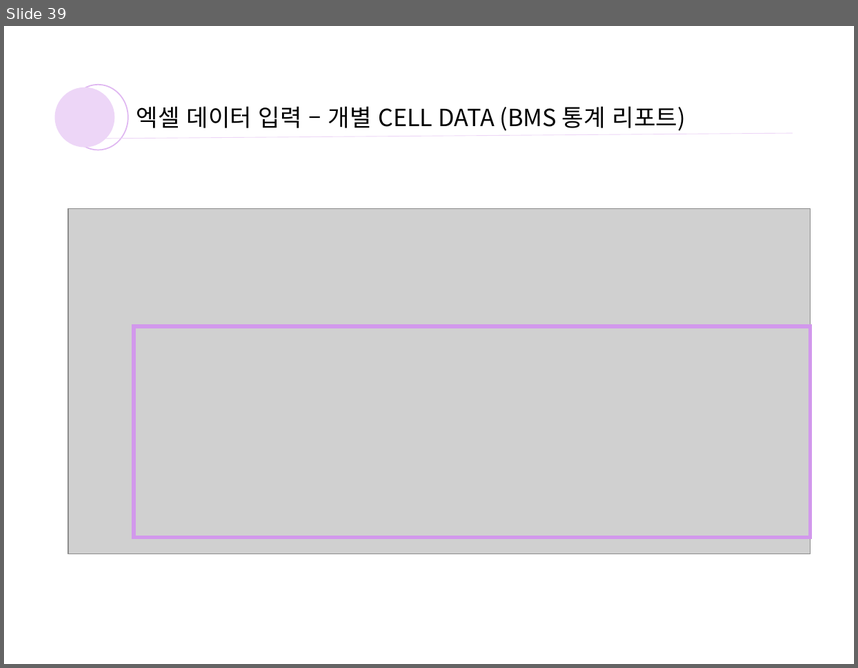
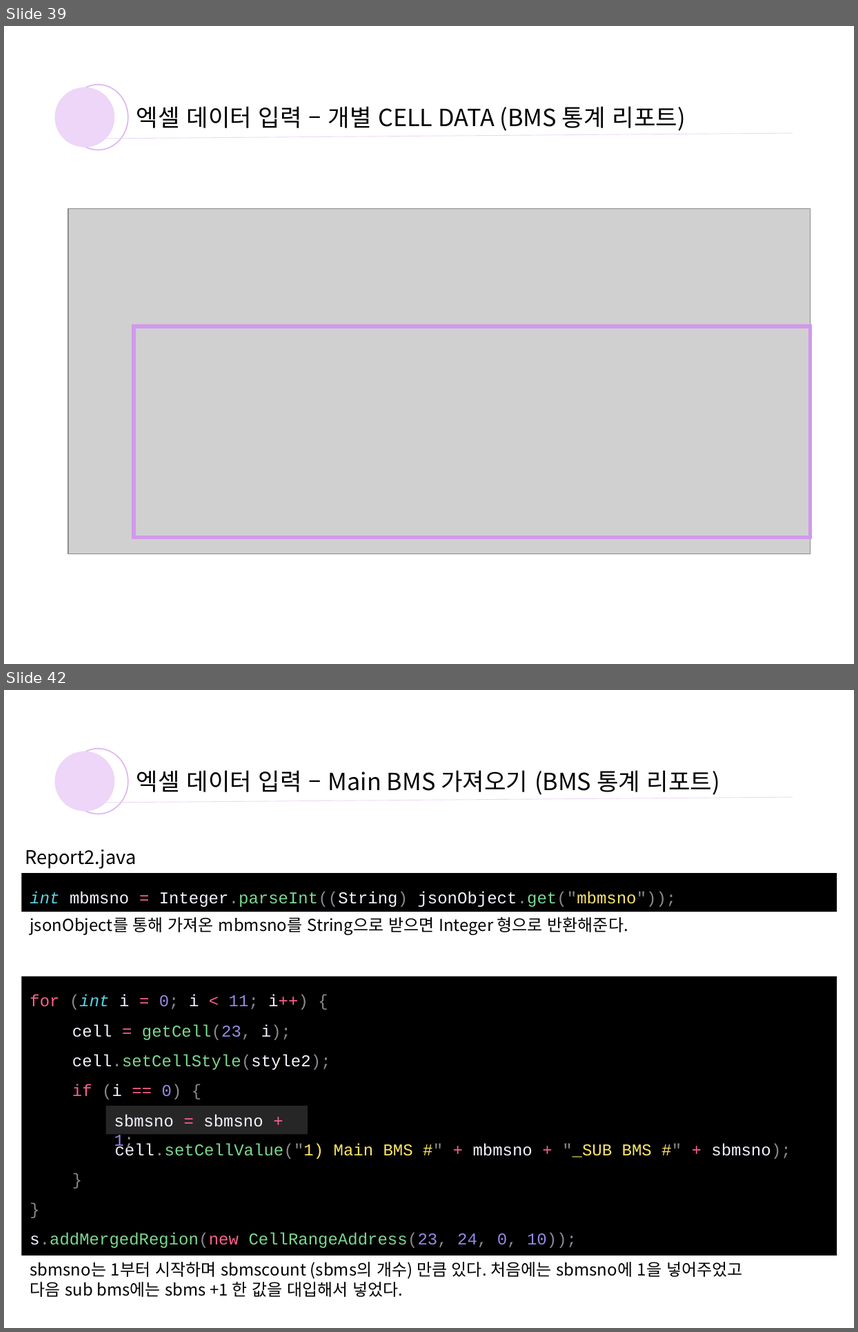
Before and after one commit to yoosooop/INTERN_log, a slide deck: bms 엑셀 파일 생성.pptx. Shown one above the other, each under a label of ours: slide 39 before the commit, slides 39 and 42 after it; the slides between them are not shown. The pictures are 858x668 and 858x1332 pixels, drawn with LibreOffice and Linux fonts; fonts in the diff are those of the drawing; grey boxes stand for pictures. Boxes give left, top, right and bottom in pixels: in the first picture for what was removed or moved away, otherwise in the second. Text is boxed around its words. In the diff, an @@ line names an element or a change of style, - is before the commit and + after.

```diff
--- a/bms 엑셀 파일 생성.pptx
+++ b/bms 엑셀 파일 생성.pptx
@@ slide 42 added at (4, 690, 854, 1328), background #FFFFFF @@
@@ ellipse added at (55, 751, 114, 811), fill #EDD6F7 @@
@@ ellipse added at (67, 749, 128, 814), outline #D298EC 1 pt @@
@@ text added at (136, 770, 720, 795), 20 pt, text #000000 @@
+엑셀 데이터 입력 – Main BMS 가져오기 (BMS 통계 리포트)
@@ line added from (106, 802) to (793, 797), #EDD6F7 0.5 pt @@
@@ text added at (25, 849, 136, 869), 16 pt, text #000000 @@
+Report2.java
@@ rectangle added at (22, 873, 837, 911), fill #000000, 14 pt, text #F7F1FF @@
+int mbmsno = Integer.parseInt((String) jsonObject.get("mbmsno"));
@@ text added at (30, 917, 628, 935), 14 pt, text #000000 @@
+jsonObject를 통해 가져온 mbmsno를 String으로 받으면 Integer 형으로 반환해준다.
@@ rectangle added at (22, 976, 837, 1255), fill #000000, 14 pt, text #7BD88F @@
+for (int i = 0; i < 11; i++) {
+  cell = getCell(23, i);
+  cell.setCellStyle(style2);
+  if (i == 0) {
+  cell.setCellValue("1) Main BMS #" + mbmsno + "_SUB BMS #" + sbmsno);
+  }
+}
+s.addMergedRegion(new CellRangeAddress(23, 24, 0, 10));
@@ rectangle added at (106, 1105, 308, 1134), fill #262626, 14 pt, text #F7F1FF @@
+sbmsno = sbmsno + 1;
@@ text added at (30, 1261, 742, 1297), 14 pt, text #000000 @@
+sbmsno는 1부터 시작하며 sbmscount (sbms의 개수) 만큼 있다. 처음에는 sbmsno에 1을 넣어주었고
+다음 sub bms에는 sbms +1 한 값을 대입해서 넣었다.
```
Also in this commit, not shown: 6 slides changed, 3 other slides added.
